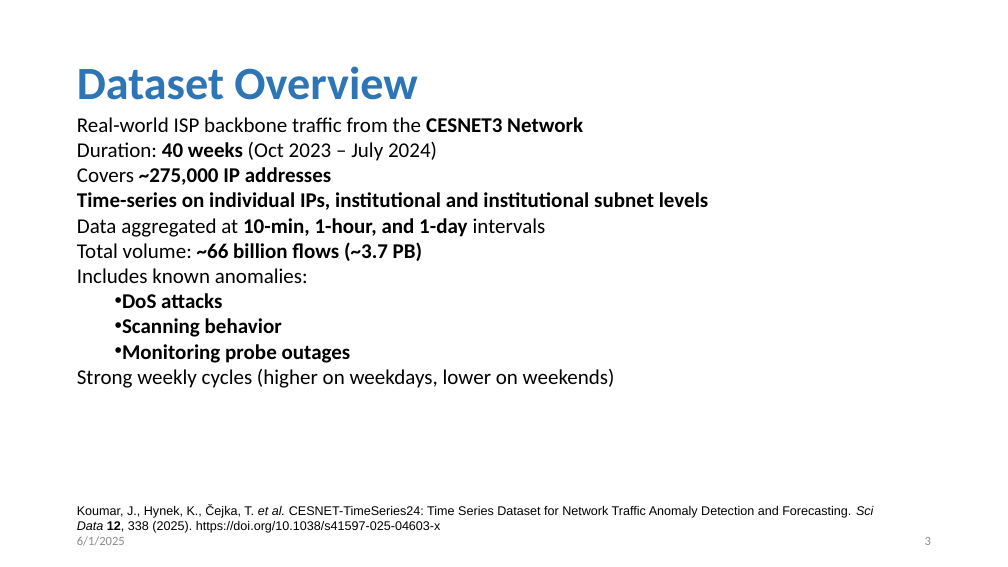
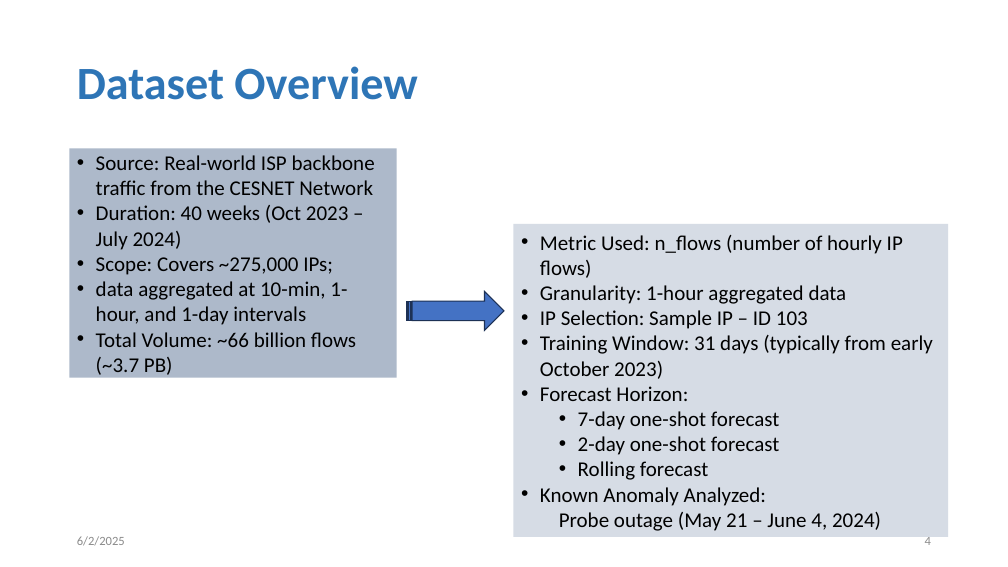
Before and after one commit to tanjilaahmed2/cesnet-anomaly-detection, a slide deck: slide 4 of LBNL Panel Interview_Tanjila.pptm (slide 3 before the commit). Drawn at 1008x567 pixels with LibreOffice and Linux fonts; fonts in the diff are those of the drawing. Boxes give left, top, right and bottom in pixels: in the first picture for what was removed or moved away, otherwise in the second. Text is boxed around its words. In the diff, an @@ line names an element or a change of style, - is before the commit and + after.

```diff
--- a/LBNL Panel Interview_Tanjila.pptm
+++ b/LBNL Panel Interview_Tanjila.pptm
@@ text removed at bbox=[77, 117, 709, 388] @@
-Real-world ISP backbone traffic from the CESNET3 Network
-Duration: 40 weeks (Oct 2023 – July 2024)
-Covers ~275,000 IP addresses
-Time-series on individual IPs, institutional and institutional subnet levels
-Data aggregated at 10-min, 1-hour, and 1-day intervals
-Total volume: ~66 billion flows (~3.7 PB)
-Includes known anomalies:
-  • DoS attacks
-  • Scanning behavior
-  • Monitoring probe outages
-Strong weekly cycles (higher on weekdays, lower on weekends)
@@ text added at bbox=[70, 144, 397, 381], fill #ADB9CA, 20 pt, text #000000 @@
+• Source: Real-world ISP backbone traffic from the CESNET Network
+• Duration: 40 weeks (Oct 2023 – July 2024)
+• Scope: Covers ~275,000 IPs;
+• data aggregated at 10-min, 1-hour, and 1-day intervals
+• Total Volume: ~66 billion flows (~3.7 PB)
@@ rectangle added at bbox=[513, 224, 948, 537], fill #D6DCE5, 20 pt, text #000000 @@
+• Metric Used: n_flows (number of hourly IP flows)
+• Granularity: 1-hour aggregated data
+• IP Selection: Sample IP – ID 103
+• Training Window: 31 days (typically from early October 2023)
+• Forecast Horizon:
+  • 7-day one-shot forecast
+  • 2-day one-shot forecast
+  • Rolling forecast
+• Known Anomaly Analyzed:
+  Probe outage (May 21 – June 4, 2024)
@@ striped right arrow added at bbox=[406, 291, 504, 330], fill #4472C4, outline #1E3256 1 pt @@
@@ text removed at bbox=[77, 505, 873, 533] @@
-Koumar, J., Hynek, K., Čejka, T. et al. CESNET-TimeSeries24: Time Series Dataset for Network Traffic Anomaly Detection and Forecasting. Sci Data 12, 338 (2025). https://doi.org/10.1038/s41597-025-04603-x
@@ page number at bbox=[811, 513, 827, 530]: text changed @@
-3
+4
```
Also in this commit, not shown: 25 other slides changed, 4 slides added.
